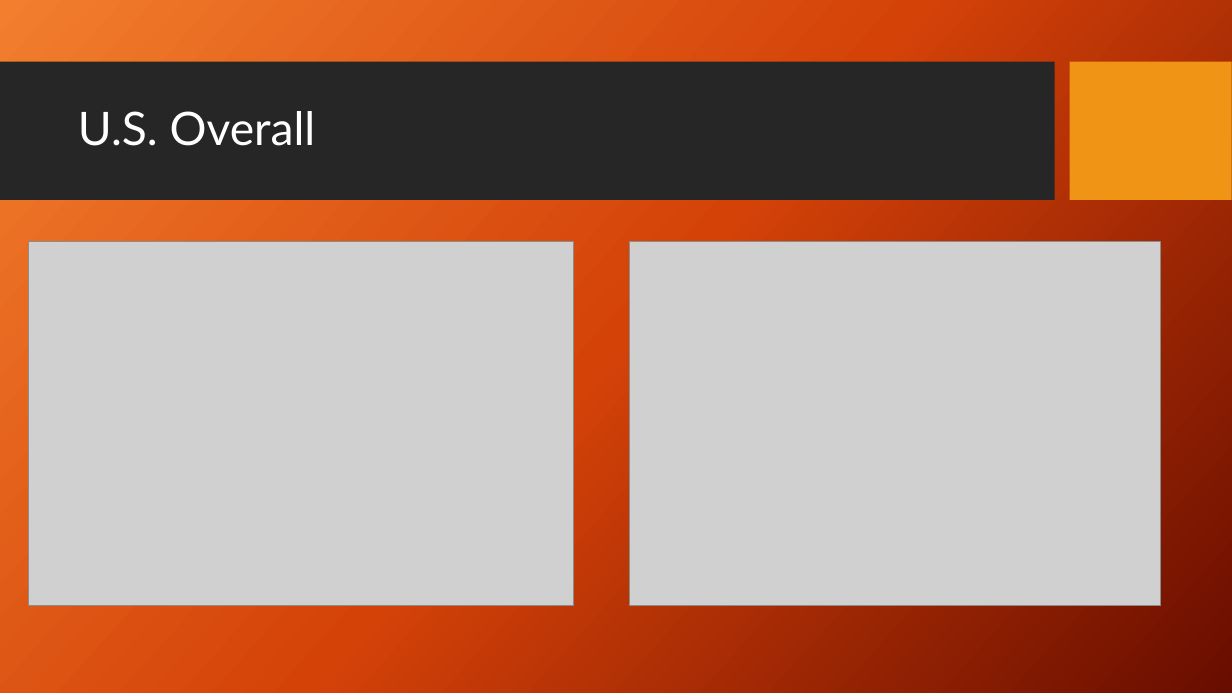
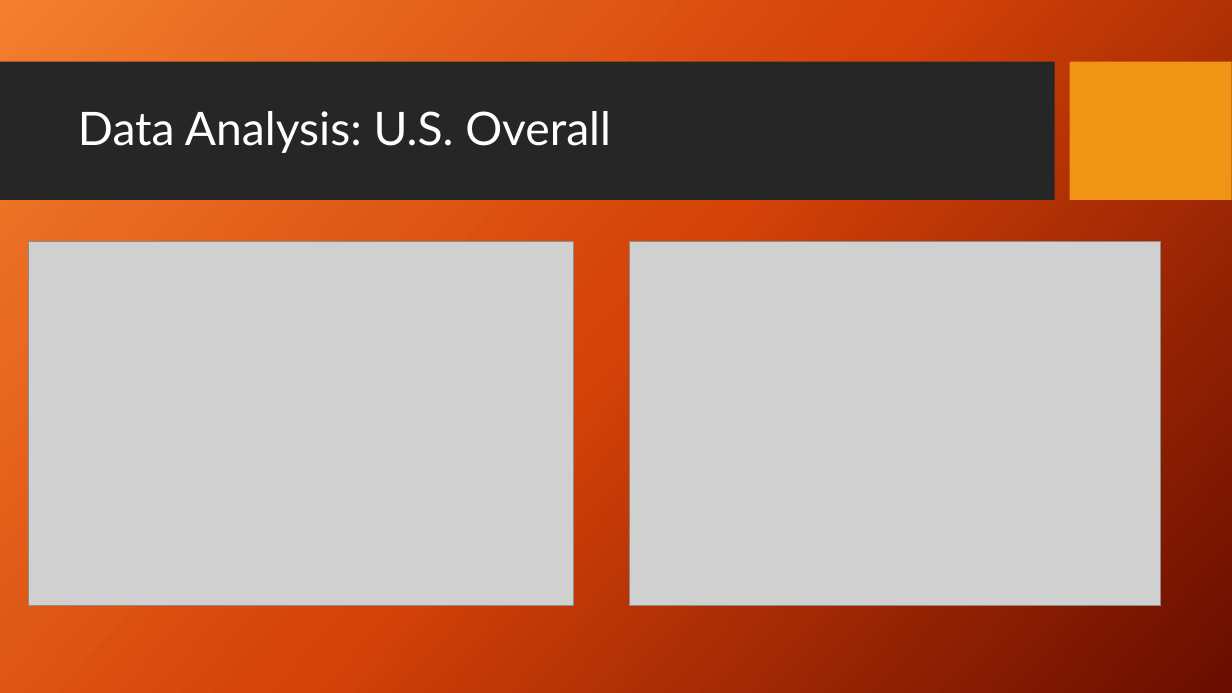
Before and after one commit to KennytheSun/Global_Warming_Repo, a slide deck: slide 9 of CO2emissionsVsTempPP.pptx (slide 10 before the commit). Drawn at 1232x693 pixels with LibreOffice and Linux fonts; fonts in the diff are those of the drawing; grey boxes stand for pictures; background and template pictures are left out. Boxes give left, top, right and bottom in pixels: in the first picture for what was removed or moved away, otherwise in the second. Text is boxed around its words. In the diff, an @@ line names an element or a change of style, - is before the commit and + after.

```diff
--- a/CO2emissionsVsTempPP.pptx
+++ b/CO2emissionsVsTempPP.pptx
@@ title at <box>78,111,611,153</box>: text changed @@
-U.S. Overall
+Data Analysis: U.S. Overall
```
Also in this commit, not shown: 6 other slides changed, 1 slide added, 2 slides removed.
